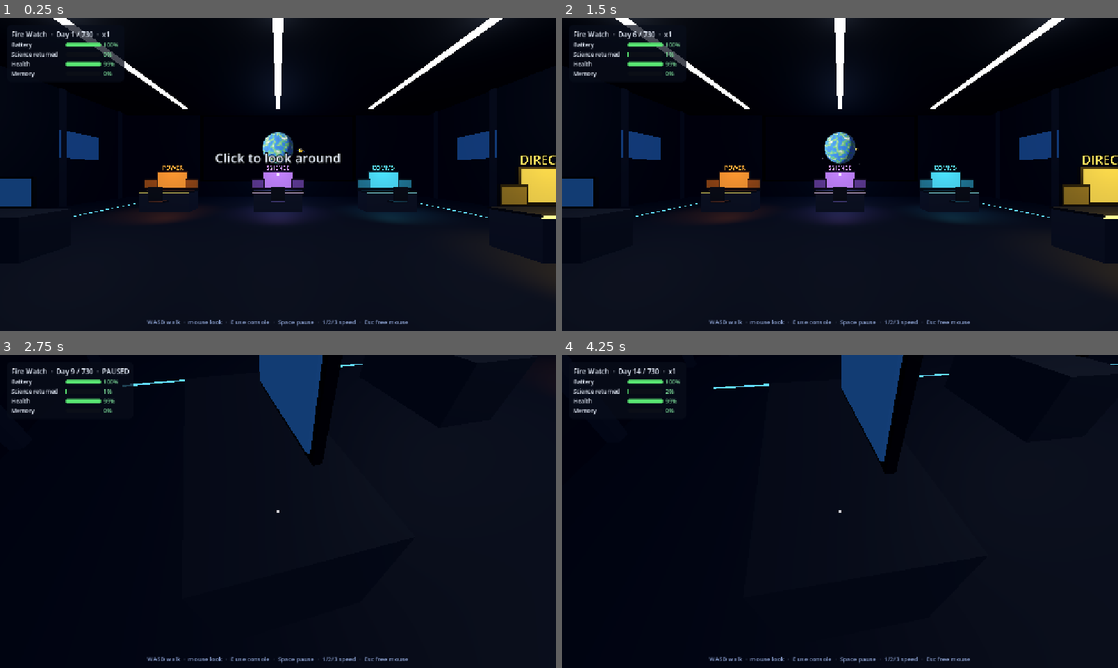
Above: before the commit, frames 1-4 (two rows, left to right).
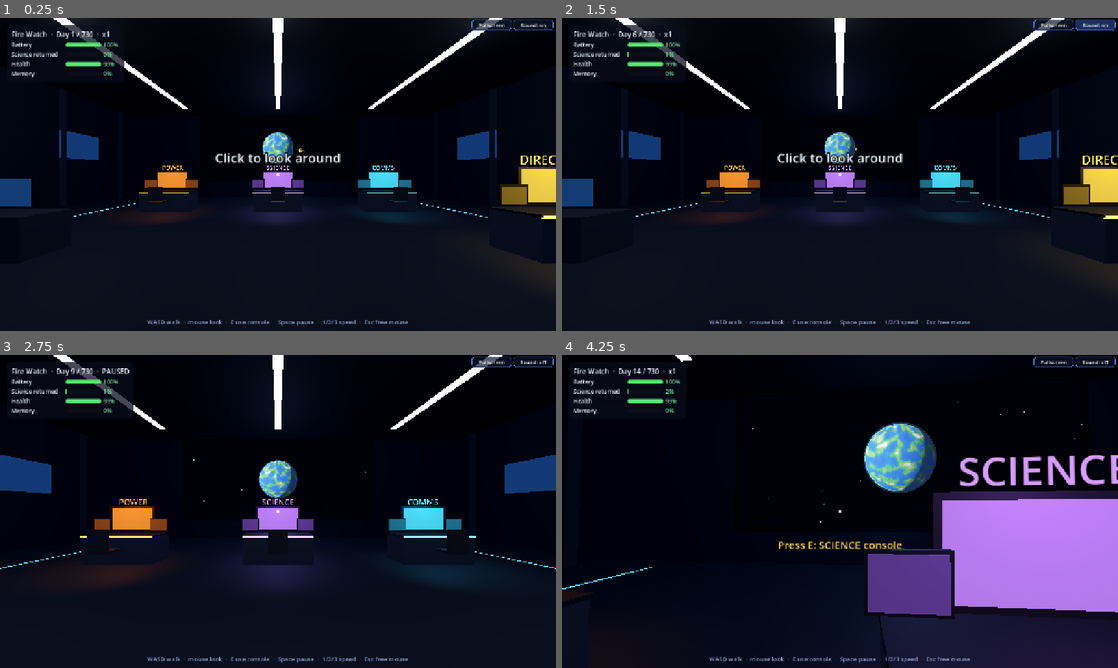
Above: after the commit, the same moments.

Repository: rashedutm/Go-No-Go
Game: Godot game, scene res://scenes/mission_control/mission_control.tscn
The game is run twice, just before and just after one commit, with the same random seed, the same clock (stepped at 60 frames per second) and the same inputs. This scene is started directly instead of the project's main scene.
Inputs (mouse positions are in pixels of both pictures, inside the frame that each line leads up to):
- Up to frame 1 (0.25 s): no input
- Up to frame 2 (1.5 s): click (1095, 24) at 0.5 s, where only the run after the commit has a clickable "Sound: on"; click (1095, 24) at 1.25 s, where only the run after the commit has a clickable "Sound: off"
- Up to frame 3 (2.75 s): tap Enter at 2 s; move the mouse to (305, 511) at 2.02 s; hold W (mc_forward) from 2.03 s (still down); tap M at 2.1 s; click (305, 511) at 2.17 s; tap Space at 2.27 s
- Up to frame 4 (4.25 s): keep holding W (mc_forward); move the mouse to (812, 511) at 2.77 s; tap E (mc_interact) at 2.85 s; click (812, 511) at 2.92 s; tap Space at 3.02 s; tap M at 3.05, 3.6 s; move the mouse to (851, 505) at 3.52 s; click (851, 505) at 3.67 s

The runs differ from the first frame. In frame 1, 0.3% of the frame differs, in the area x 84-100%, y 0-4%; in frame 2, 0.8%; in frame 3, 13%; in frame 4, 27%, in the area x 0-100%, y 0-100%.

Commit message:
Sound effects, fullscreen/mute buttons, Emon round-2 tasks
- Sfx autoload: 11 sounds generated in code (click on every button, snap, whoosh, poll beep/GO/NO-GO,
  alarm, fixed, complete, fail, room hum); real files in audio/<name>.wav|ogg|mp3 override them
- Fullscreen + Sound on/off corner buttons on every screen (F11 / M), mute remembered
- Sounds hooked into hangar, Go/No-Go poll and Mission Control (hum loop, alarms, event outcomes, mission end)
- README: Sfx contract, sound status, Daniel's sound task updated, new Emon tasks E1-E7 (§B2)
- tests/sfx_test.tscn checks every sound

Co-Authored-By: Claude Opus 5.5 <noreply@anthropic.com>

Diff:
--- a/project.godot
+++ b/project.godot
@@ -20,6 +20,7 @@
 GameData="*res://scripts/autoload/game_data.gd"
 MissionState="*res://scripts/autoload/mission_state.gd"
 Sim="*res://scripts/autoload/sim.gd"
+Sfx="*res://scripts/autoload/sfx.gd"
 
 [display]
 
--- a/scenes/campaign_map/campaign_map.gd
+++ b/scenes/campaign_map/campaign_map.gd
@@ -132,7 +132,7 @@
 	root.add_child(sub)
 	var back := Button.new()
 	back.text = "< Title"
-	back.position = Vector2(1150, 24)
+	back.position = Vector2(1150, 40)
 	back.pressed.connect(func(): MissionState.go_to("title"))
 	root.add_child(back)
 
--- a/scenes/hangar/hangar.gd
+++ b/scenes/hangar/hangar.gd
@@ -405,6 +405,7 @@
 	station = key
 	section_idx = 0
 	MissionState.set_meta("design_station", key)
+	Sfx.play("whoosh", -6.0)
 	_set_view(key)
 	_refresh()
 
@@ -525,9 +526,12 @@
 		if sec["mode"] == "multi_count" and count > 0:
 			name_text = "x%d %s" % [count, name_text]
 		var tile := _tile(name_text, PartInfo.key_stat(sec, it, mission), PartInfo.cost_stat(it), count > 0, prob)
-		tile.pressed.connect(func(): PartInfo.click(sec, id))
+		tile.pressed.connect(func():
+			Sfx.play("snap")
+			PartInfo.click(sec, id))
 		tile.gui_input.connect(func(ev):
 			if ev is InputEventMouseButton and ev.pressed and ev.button_index == MOUSE_BUTTON_RIGHT:
+				Sfx.play("whoosh", -4.0, 1.3)
 				PartInfo.remove(sec, id))
 		tile.mouse_entered.connect(func(): _show_tip(sec, it))
 		tile.mouse_exited.connect(func(): _tip_panel.visible = false)
--- a/scenes/launch_check/launch_check.gd
+++ b/scenes/launch_check/launch_check.gd
@@ -251,11 +251,13 @@
 		r["light"].bg_color = C_WAIT
 		r["call"].text = "checking…"
 		r["call"].modulate = C_WAIT
+		Sfx.play("beep", -6.0)
 		await _wait(STEP_TIME * 0.6)
 		var fails: Array = _results[st]
 		if fails.is_empty():
 			r["light"].bg_color = C_GOOD
 			r["call"].text = "GO!"
+			Sfx.play("go", -4.0)
 			r["call"].modulate = C_GOOD
 		else:
 			nogo += 1
@@ -264,6 +266,7 @@
 			r["call"].text = "NO-GO. %s%s" % [fails[0]["message"], more]
 			r["call"].modulate = C_BAD
 			r["fix"].visible = true
+			Sfx.play("nogo", -4.0)
 		await _wait(STEP_TIME * 0.4)
 	if nogo == 0:
 		_status.text = "Flight Director: \"We are GO for launch!\""
@@ -271,11 +274,13 @@
 		_beacon.light_color = C_GOOD
 		_beacon.light_energy = 4.0
 		_launch_btn.disabled = false
+		Sfx.play("complete", -3.0)
 		_launch_btn.grab_focus()
 	else:
 		_status.text = "Flight Director: \"We are NO-GO. %d station%s must fix their systems.\"" % [nogo, "" if nogo == 1 else "s"]
 		_status.modulate = C_BAD
 		_beacon.light_color = C_BAD
+		Sfx.play("fail", -3.0)
 		_beacon.light_energy = 4.0
 
 
--- a/scenes/mission_control/mission_control.gd
+++ b/scenes/mission_control/mission_control.gd
@@ -54,7 +54,6 @@
 var _toast: Label
 var _toast_time := 0.0
 var _alarm_light: OmniLight3D
-var _alarm_player: AudioStreamPlayer
 var _alarm_repeat := 0.0
 var _status_reset := -1.0
 var _acked := {}           # condition alerts the player already checked (cleared when the problem goes away)
@@ -78,6 +77,7 @@
 	_build_ui()
 	sim.add_log("Arrived at %s. Science operations begin." % mission.get("destination", "the target"))
 	_setup_events()
+	Sfx.start_loop("hum")
 
 
 # ============================================================== room
@@ -258,6 +258,8 @@
 		"destroyed": "CONTACT LOST: SPACECRAFT FAILED", "aborted": "MISSION ENDED"}.get(sim.end_reason, "MISSION OVER")
 	_end_banner.modulate = Color(0.4, 1, 0.5) if sim.end_reason == "completed" else Color(1, 0.4, 0.35)
 	_end_banner.visible = true
+	Sfx.stop_loop("hum")
+	Sfx.play("complete" if sim.end_reason == "completed" else "fail")
 	await get_tree().create_timer(2.5).timeout
 	Input.mouse_mode = Input.MOUSE_MODE_VISIBLE
 	MissionState.go_to("debrief")
@@ -620,22 +622,13 @@
 	_alarm_light.light_color = Color(1, 0.15, 0.1)
 	_alarm_light.light_energy = 0.0
 	add_child(_alarm_light)
-	_alarm_player = AudioStreamPlayer.new()
-	_alarm_player.volume_db = -6.0
-	for path in ["res://audio/alarm.wav", "res://audio/alarm.ogg", "res://audio/alarm.mp3"]:
-		if ResourceLoader.exists(path):
-			_alarm_player.stream = load(path)
-			break
-	if _alarm_player.stream == null:
-		_alarm_player.stream = EventSystem.make_beep()
-	add_child(_alarm_player)
 
 
 func _on_event_started(ev: Dictionary) -> void:
 	_acked.erase(ev.get("console", ""))
 	if wall_view and wall_view.has_method("set_status") and ev.get("status", "normal") != "normal":
 		wall_view.set_status(ev["status"])
-	_alarm_player.play()
+	Sfx.play("alarm", -4.0)
 	_alarm_repeat = 3.0
 	if _open != "":
 		_after_action()
@@ -649,6 +642,7 @@
 	if delay >= 1.0:
 		msg += "\n(Your command takes %d minutes to reach the spacecraft.)" % int(delay)
 	_show_toast(msg, Color(1, 0.55, 0.45) if timed_out else Color(0.6, 1, 0.65))
+	Sfx.play("fail" if timed_out else "fixed", -4.0)
 	if wall_view and wall_view.has_method("set_status"):
 		wall_view.set_status("safe_mode" if sim.safe_mode else "normal")
 	if _open != "":
@@ -681,4 +675,8 @@
 		_alarm_repeat -= delta
 		if _alarm_repeat <= 0.0:
 			_alarm_repeat = 3.0
-			_alarm_player.play()
+			Sfx.play("alarm", -4.0)
+
+
+func _exit_tree() -> void:
+	Sfx.stop_loop("hum")
--- /dev/null
+++ b/scripts/autoload/sfx.gd
@@ -0,0 +1,239 @@
+# Part of Go/No-Go — written with AI assistance (Space Apps 2026).
+# Sfx (autoload): sound effects generated in code (no audio files or licenses needed),
+# a global Fullscreen / Sound button pair in the top-right corner, and F11 / M shortcuts.
+# If a real file exists at res://audio/<name>.wav|.ogg|.mp3 it is used instead (Daniel can drop
+# files in without touching code). Every Button plays "click" automatically. Owner: Member A.
+#
+#   Sfx.play("snap")            # one-shot
+#   Sfx.start_loop("hum")       # looping ambience; Sfx.stop_loop("hum")
+#   Sfx.muted / Sfx.toggle_mute() / Sfx.toggle_fullscreen()
+extends Node
+
+const SETTINGS_PATH := "user://settings.cfg"
+const RATE := 22050
+const SOUNDS := ["click", "snap", "beep", "go", "nogo", "alarm", "fixed", "complete", "fail", "hum", "whoosh"]
+
+var muted := false
+var _streams := {}
+var _players: Array[AudioStreamPlayer] = []
+var _loops := {}
+var _fs_btn: Button
+var _mute_btn: Button
+
+
+func _ready() -> void:
+	process_mode = Node.PROCESS_MODE_ALWAYS
+	var cfg := ConfigFile.new()
+	if cfg.load(SETTINGS_PATH) == OK:
+		muted = bool(cfg.get_value("audio", "muted", false))
+	AudioServer.set_bus_mute(0, muted)
+	for i in 8:
+		var p := AudioStreamPlayer.new()
+		add_child(p)
+		_players.append(p)
+	for n in SOUNDS:
+		_streams[n] = _load_or_make(n)
+	get_tree().node_added.connect(_on_node_added)
+	_build_buttons()
+
+
+# ============================================================ playback
+
+func play(sound: String, volume_db := 0.0, pitch := 1.0) -> void:
+	var s: AudioStream = _streams.get(sound)
+	if s == null:
+		return
+	for p in _players:
+		if not p.playing:
+			p.stream = s
+			p.volume_db = volume_db
+			p.pitch_scale = pitch
+			p.play()
+			return
+	_players[0].stream = s
+	_players[0].play()
+
+
+func start_loop(sound: String, volume_db := -14.0) -> void:
+	if _loops.has(sound):
+		return
+	var src: AudioStream = _streams.get(sound)
+	if src == null:
+		return
+	var s: AudioStream = src
+	if src is AudioStreamWAV:
+		s = src.duplicate()
+		s.loop_mode = AudioStreamWAV.LOOP_FORWARD
+		s.loop_begin = 0
+		s.loop_end = s.data.size() / 2
+	var p := AudioStreamPlayer.new()
+	p.stream = s
+	p.volume_db = volume_db
+	add_child(p)
+	p.play()
+	_loops[sound] = p
+
+
+func stop_loop(sound: String) -> void:
+	if _loops.has(sound):
+		_loops[sound].queue_free()
+		_loops.erase(sound)
+
+
+func toggle_mute() -> void:
+	muted = not muted
+	AudioServer.set_bus_mute(0, muted)
+	var cfg := ConfigFile.new()
+	cfg.load(SETTINGS_PATH)
+	cfg.set_value("audio", "muted", muted)
+	cfg.save(SETTINGS_PATH)
+	_update_buttons()
+
+
+func toggle_fullscreen() -> void:
+	var fs := DisplayServer.window_get_mode() in [DisplayServer.WINDOW_MODE_FULLSCREEN, DisplayServer.WINDOW_MODE_EXCLUSIVE_FULLSCREEN]
+	DisplayServer.window_set_mode(DisplayServer.WINDOW_MODE_WINDOWED if fs else DisplayServer.WINDOW_MODE_FULLSCREEN)
+	_update_buttons.call_deferred()
+
+
+func _input(event: InputEvent) -> void:
+	if event is InputEventKey and event.pressed and not event.echo:
+		if event.physical_keycode == KEY_F11:
+			toggle_fullscreen()
+		elif event.physical_keycode == KEY_M:
+			toggle_mute()
+
+
+func _on_node_added(node: Node) -> void:
+	if node is BaseButton and node != _fs_btn and node != _mute_btn and not node.has_meta("no_click"):
+		node.pressed.connect(func(): play("click", -8.0))
+
+
+# ============================================================ corner buttons
+
+func _build_buttons() -> void:
+	var layer := CanvasLayer.new()
+	layer.layer = 100
+	add_child(layer)
+	var box := HBoxContainer.new()
+	box.position = Vector2(1086, 4)
+	box.add_theme_constant_override("separation", 4)
+	layer.add_child(box)
+	_fs_btn = _corner_button("Fullscreen")
+	_fs_btn.tooltip_text = "Fullscreen on/off (F11)"
+	_fs_btn.pressed.connect(toggle_fullscreen)
+	box.add_child(_fs_btn)
+	_mute_btn = _corner_button("Sound: on")
+	_mute_btn.tooltip_text = "Sound on/off (M)"
+	_mute_btn.pressed.connect(toggle_mute)
+	box.add_child(_mute_btn)
+	_update_buttons()
+
+
+func _corner_button(text: String) -> Button:
+	var b := Button.new()
+	b.text = text
+	b.focus_mode = Control.FOCUS_NONE
+	b.custom_minimum_size = Vector2(92, 24)
+	b.add_theme_font_size_override("font_size", 12)
+	var sb := StyleBoxFlat.new()
+	sb.bg_color = Color(0.05, 0.08, 0.16, 0.7)
+	sb.border_color = Color(0.35, 0.5, 0.9, 0.8)
+	sb.set_border_width_all(1)
+	sb.set_corner_radius_all(6)
+	sb.set_content_margin_all(3)
+	for st in ["normal", "hover", "pressed"]:
+		var s2: StyleBoxFlat = sb.duplicate()
+		if st == "hover":
+			s2.bg_color = Color(0.12, 0.2, 0.4, 0.9)
+		b.add_theme_stylebox_override(st, s2)
+	return b
+
+
+func _update_buttons() -> void:
+	if _mute_btn:
+		_mute_btn.text = "Sound: off" if muted else "Sound: on"
+	if _fs_btn:
+		var fs := DisplayServer.window_get_mode() in [DisplayServer.WINDOW_MODE_FULLSCREEN, DisplayServer.WINDOW_MODE_EXCLUSIVE_FULLSCREEN]
+		_fs_btn.text = "Exit fullscreen" if fs else "Fullscreen"
+
+
+# ============================================================ sound synthesis
+
+func _load_or_make(sound: String) -> AudioStream:
+	for ext in ["wav", "ogg", "mp3"]:
+		var path := "res://audio/%s.%s" % [sound, ext]
+		if ResourceLoader.exists(path):
+			return load(path)
+	return _make(sound)
+
+
+## notes: Array of [start_s, duration_s, freq_hz, amplitude, wave] ; wave: "sine" | "square" | "noise" | "tri"
+func _synth(length_s: float, notes: Array, slide := 0.0) -> AudioStreamWAV:
+	var n := int(RATE * length_s)
+	var buf := PackedFloat32Array()
+	buf.resize(n)
+	var rng := RandomNumberGenerator.new()
+	rng.seed = 5
+	for note in notes:
+		var start := int(float(note[0]) * RATE)
+		var dur := int(float(note[1]) * RATE)
+		var freq: float = note[2]
+		var amp: float = note[3]
+		var wave: String = note[4]
+		var phase := 0.0
+		for i in dur:
+			var idx := start + i
+			if idx >= n:
+				break
+			var t := float(i) / RATE
+			var flat: bool = note.size() > 5 and note[5]
+			var env := 1.0 if flat else minf(1.0, t / 0.008) * pow(1.0 - float(i) / dur, 1.5)   # quick attack, smooth decay
+			var f := freq * (1.0 + slide * float(i) / dur)
+			phase += TAU * f / RATE
+			var v := 0.0
+			match wave:
+				"sine": v = sin(phase)
+				"square": v = 1.0 if sin(phase) >= 0.0 else -1.0
+				"tri": v = 2.0 / PI * asin(sin(phase))
+				"noise": v = rng.randf_range(-1.0, 1.0)
+			buf[idx] += v * amp * env
+	var data := PackedByteArray()
+	data.resize(n * 2)
+	for i in n:
+		data.encode_s16(i * 2, int(clampf(buf[i], -1.0, 1.0) * 32000.0))
+	var wav := AudioStreamWAV.new()
+	wav.format = AudioStreamWAV.FORMAT_16_BITS
+	wav.mix_rate = RATE
+	wav.stereo = false
+	wav.data = data
+	return wav
+
+
+func _make(sound: String) -> AudioStream:
+	match sound:
+		"click":
+			return _synth(0.06, [[0.0, 0.05, 1800.0, 0.25, "sine"], [0.0, 0.02, 0.0, 0.15, "noise"]])
+		"snap":
+			return _synth(0.22, [[0.0, 0.08, 180.0, 0.6, "square"], [0.0, 0.05, 0.0, 0.35, "noise"], [0.06, 0.14, 520.0, 0.25, "sine"]])
+		"whoosh":
+			return _synth(0.35, [[0.0, 0.35, 0.0, 0.25, "noise"], [0.0, 0.35, 300.0, 0.1, "sine"]], 1.5)
+		"beep":
+			return _synth(0.12, [[0.0, 0.1, 1000.0, 0.3, "sine"]])
+		"go":
+			return _synth(0.4, [[0.0, 0.15, 660.0, 0.3, "sine"], [0.1, 0.3, 990.0, 0.3, "sine"]])
+		"nogo":
+			return _synth(0.45, [[0.0, 0.4, 140.0, 0.35, "square"], [0.0, 0.4, 147.0, 0.25, "square"]])
+		"alarm":
+			return _synth(0.6, [[0.0, 0.18, 880.0, 0.35, "square"], [0.26, 0.18, 660.0, 0.35, "square"]])
+		"fixed":
+			return _synth(0.5, [[0.0, 0.15, 523.0, 0.3, "tri"], [0.1, 0.15, 659.0, 0.3, "tri"], [0.2, 0.3, 784.0, 0.3, "tri"]])
+		"complete":
+			return _synth(1.4, [[0.0, 0.25, 523.0, 0.3, "tri"], [0.2, 0.25, 659.0, 0.3, "tri"], [0.4, 0.25, 784.0, 0.3, "tri"],
+				[0.6, 0.8, 1047.0, 0.35, "tri"], [0.6, 0.8, 523.0, 0.15, "sine"]])
+		"fail":
+			return _synth(1.0, [[0.0, 0.3, 392.0, 0.3, "tri"], [0.25, 0.3, 330.0, 0.3, "tri"], [0.5, 0.5, 262.0, 0.3, "tri"]])
+		"hum":
+			# 2 s seamless control-room ambience: low hum + soft air noise (frequencies fit whole cycles in 2 s)
+			return _synth(2.0, [[0.0, 2.0, 60.0, 0.12, "sine", true], [0.0, 2.0, 120.0, 0.05, "sine", true], [0.0, 2.0, 0.0, 0.03, "noise", true]])
+	return null
--- /dev/null
+++ b/tests/sfx_test.gd
@@ -0,0 +1,18 @@
+# Part of Go/No-Go — written with AI assistance (Space Apps 2026).
+# Checks that every generated sound exists and has audio data; plays each once.
+# Run: godot --headless --path . res://tests/sfx_test.tscn
+extends Node
+
+func _ready() -> void:
+	var bad := 0
+	for s in Sfx.SOUNDS:
+		var st: AudioStream = Sfx._streams.get(s)
+		var length := st.get_length() if st else 0.0
+		print("%-9s %s  %.2f s" % [s, "ok " if st else "MISSING", length])
+		if st == null or length <= 0.0:
+			bad += 1
+		Sfx.play(s)
+	Sfx.start_loop("hum")
+	Sfx.stop_loop("hum")
+	print("RESULT: ", "ALL SOUNDS OK" if bad == 0 else "%d sounds missing" % bad)
+	get_tree().quit()
--- /dev/null
+++ b/tests/sfx_test.tscn
@@ -0,0 +1,6 @@
+[gd_scene load_steps=2 format=3]
+
+[ext_resource type="Script" path="res://tests/sfx_test.gd" id="1_script"]
+
+[node name="SfxTest" type="Node"]
+script = ExtResource("1_script")
Not shown, added: scripts/autoload/sfx.gd.uid
Not shown, added: tests/sfx_test.gd.uid
